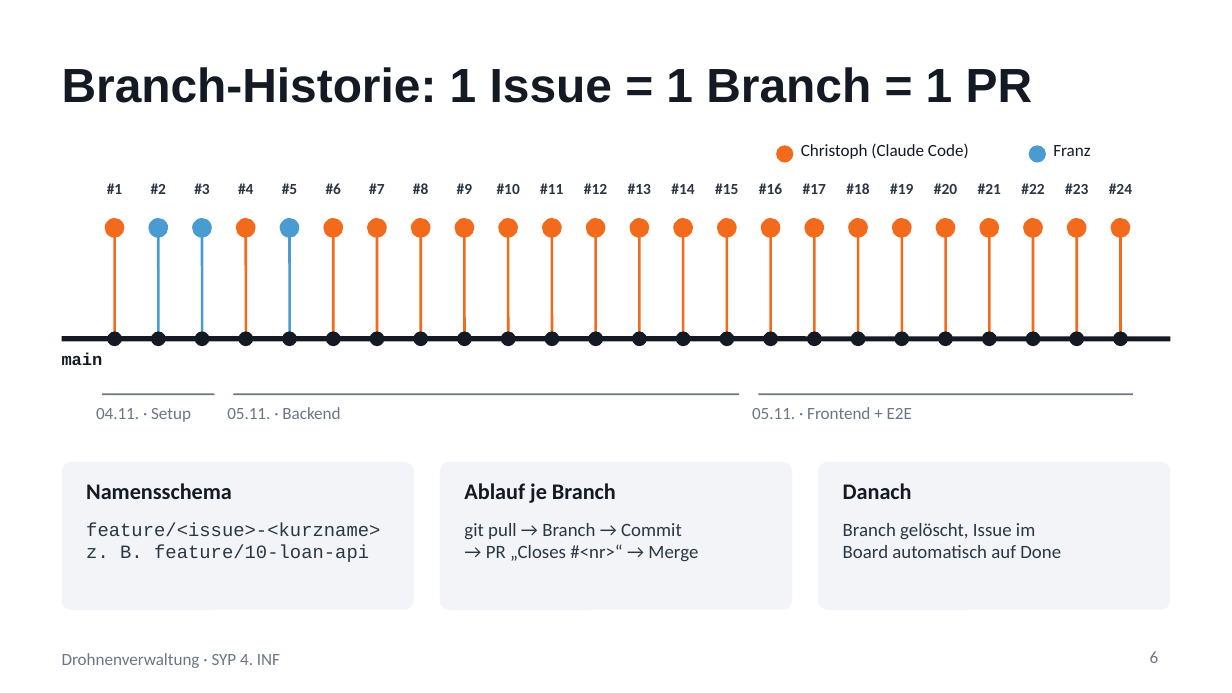
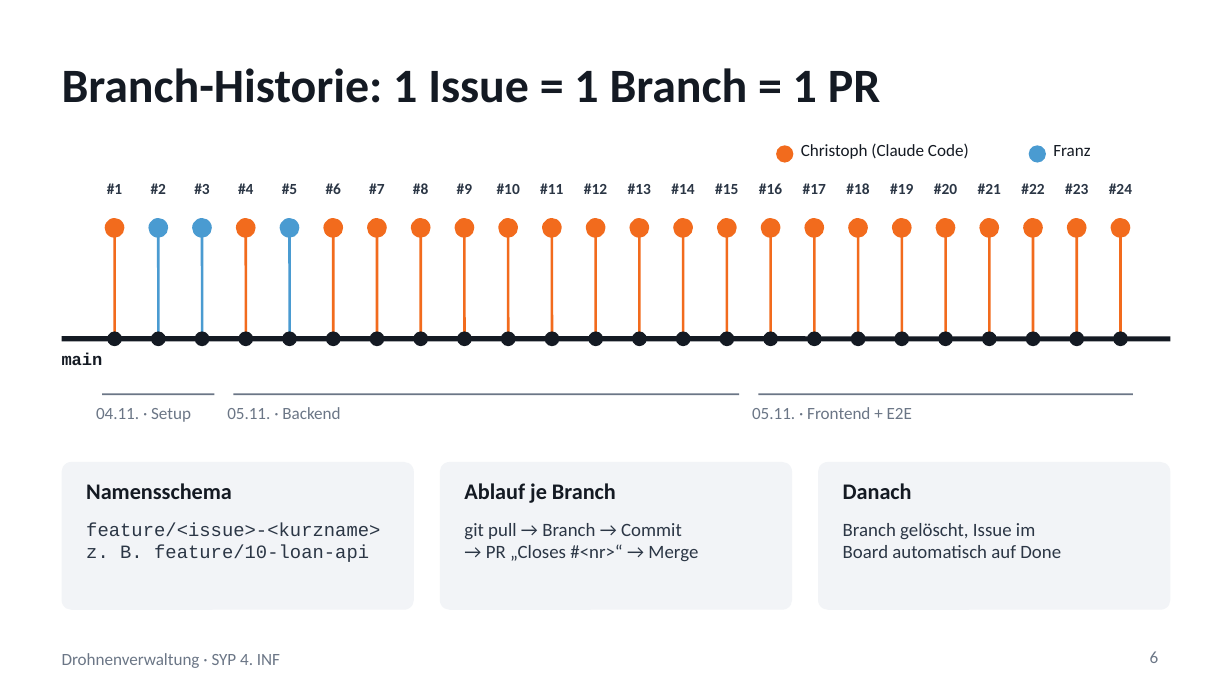
Before and after one commit to Franz-br/DrohnenVerwaltung, a slide deck: slide 6 of docs/Drohnenverwaltung_Praesentation.pptx. Drawn at 1232x693 pixels with LibreOffice and Linux fonts; fonts in the diff are those of the drawing. Boxes give left, top, right and bottom in pixels: in the first picture for what was removed or moved away, otherwise in the second. Text is boxed around its words. In the diff, an @@ line names an element or a change of style, - is before the commit and + after.

Commit message:
docs: use one font throughout the presentation

```diff
--- a/docs/Drohnenverwaltung_Praesentation.pptx
+++ b/docs/Drohnenverwaltung_Praesentation.pptx
@@ title "Branch-Historie: 1 Issue = 1 ..." at <box>62,68,880,103</box>: font Arial to Calibri @@
```
Also in this commit, not shown: 10 other slides changed.
